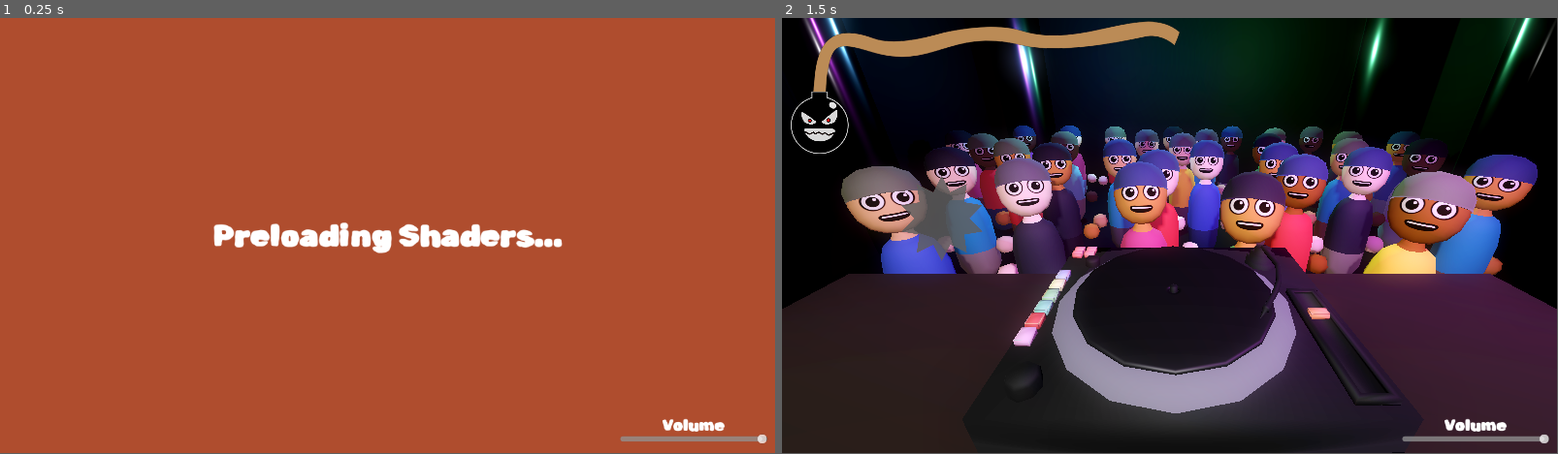
Above: before the commit, frames 1-2 (left to right).
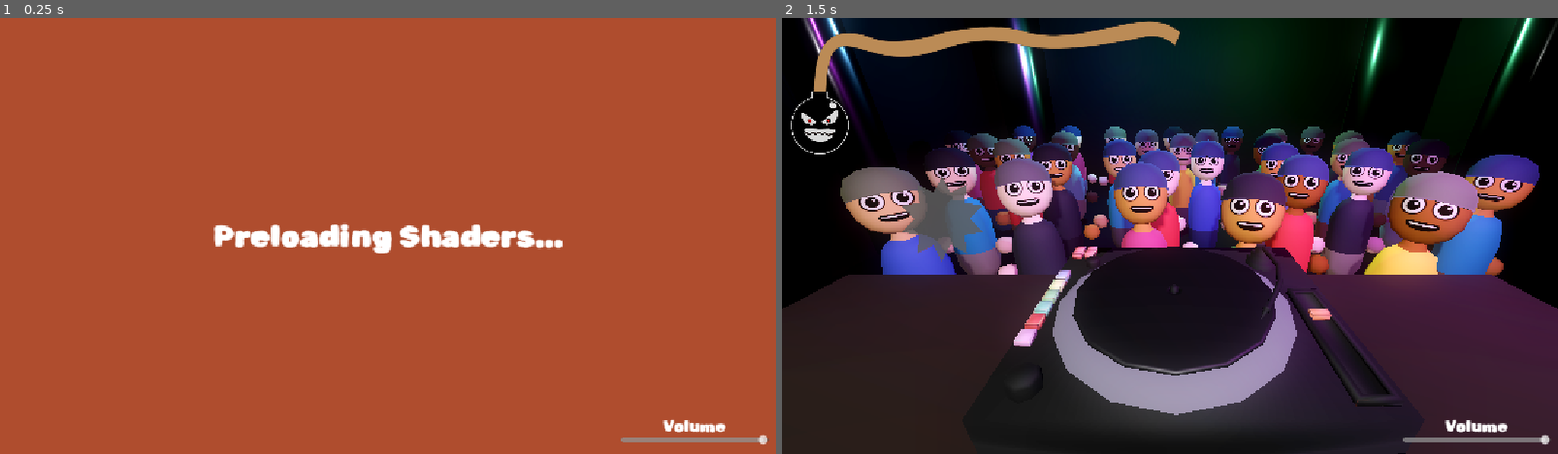
Above: after the commit, the same moments.

Repository: petegilb/rhythmjam
Game: Godot game, scene res://levels/main.tscn
Two runs of this game, one before a commit and one after it. Both use one fixed random seed, a clock stepped at 60 frames per second and the inputs below. Sound files missing from this copy of the repository are replaced by a short silence.
Inputs (mouse positions are in pixels of both pictures, inside the frame that each line leads up to):
- Up to frame 1 (0.25 s): no input
- Up to frame 2 (1.5 s): move the mouse to (1340, 214) at 0.52 s; hold Right (ui_right) 0.53-1.28 s; tap Space (space) at 0.6, 1.35 s; tap Enter at 1.25 s; move the mouse to (1014, 257) at 1.27 s; hold Left (ui_left) from 1.28 s (still down)
The window is 799x449 before the commit and 800x450 after it. Grey fills any space a smaller window leaves; there, only what the larger window draws over its background counts as a difference.

The runs differ from the first frame. In frame 1, 0.8% of the frame differs, in the area x 27-100%, y 46-98%; in frame 2, 4.6%, in the area x 0-100%, y 0-100%.

Commit message:
fix it so it runs on different resolution monitors on the web build

Diff:
--- a/project.godot
+++ b/project.godot
@@ -19,6 +19,11 @@
 
 Global="*uid://fiktaelb5ej5"
 
+[display]
+
+window/size/resizable=false
+window/stretch/mode="canvas_items"
+
 [input]
 
 space={
